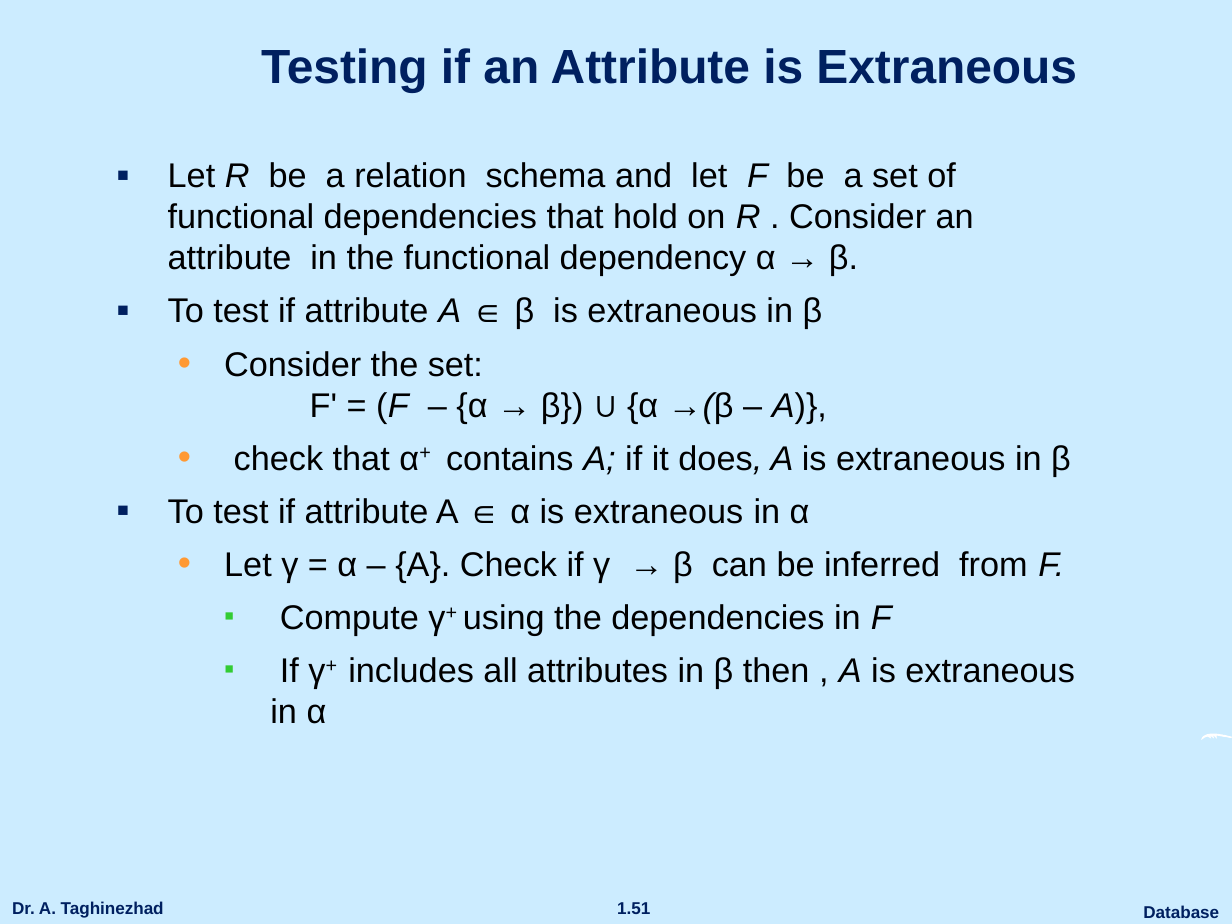
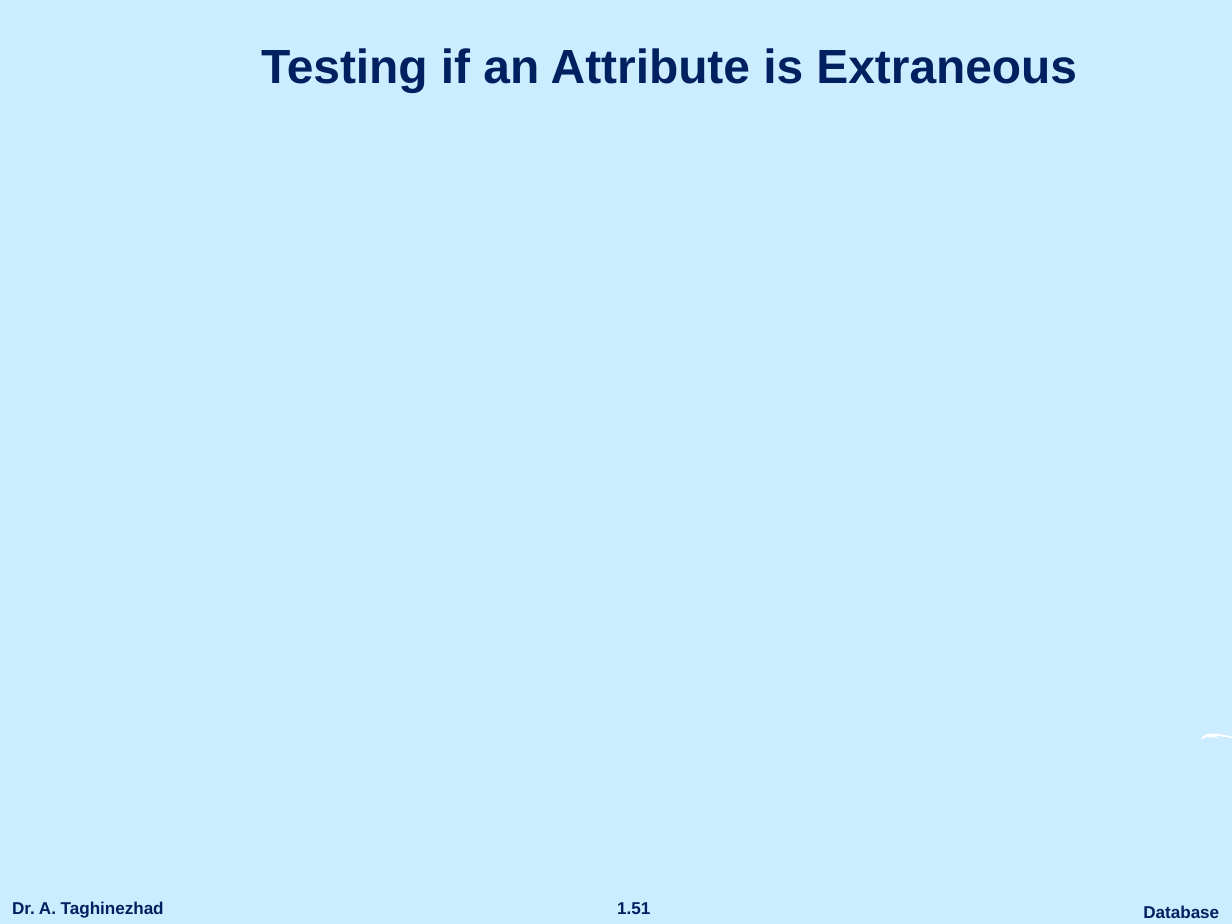
Before and after one commit to ataghinezhad/ataghinezhad.github.io, a slide deck: slide 51 of courses/downloads/temp/Database_Lec5.pptx. Drawn at 1232x924 pixels with LibreOffice and Linux fonts; fonts in the diff are those of the drawing; grey boxes stand for pictures; background and template pictures are left out. Boxes give left, top, right and bottom in pixels: in the first picture for what was removed or moved away, otherwise in the second. Text is boxed around its words. In the diff, an @@ line names an element or a change of style, - is before the commit and + after.

```diff
--- a/courses/downloads/temp/Database_Lec5.pptx
+++ b/courses/downloads/temp/Database_Lec5.pptx
@@ text removed at [168, 162, 1074, 724] @@
-▪ Let R be a relation schema and let F be a set of functional dependencies that hold on R . Consider an attribute in the functional dependency α → β.
-▪ To test if attribute A ∈ β is extraneous in β
-  • Consider the set:
-    F' = (F – {α → β}) ∪ {α →(β – A)},
-  • check that α+ contains A; if it does, A is extraneous in β
-▪ To test if attribute A ∈ α is extraneous in α
-  • Let γ = α – {A}. Check if γ → β can be inferred from F.
-    ▪ Compute γ+ using the dependencies in F
-    ▪ If γ+ includes all attributes in β then , A is extraneous in α
```
Also in this commit, not shown: 86 other slides changed, 12 slides added, 12 slides removed, 3 other files.
